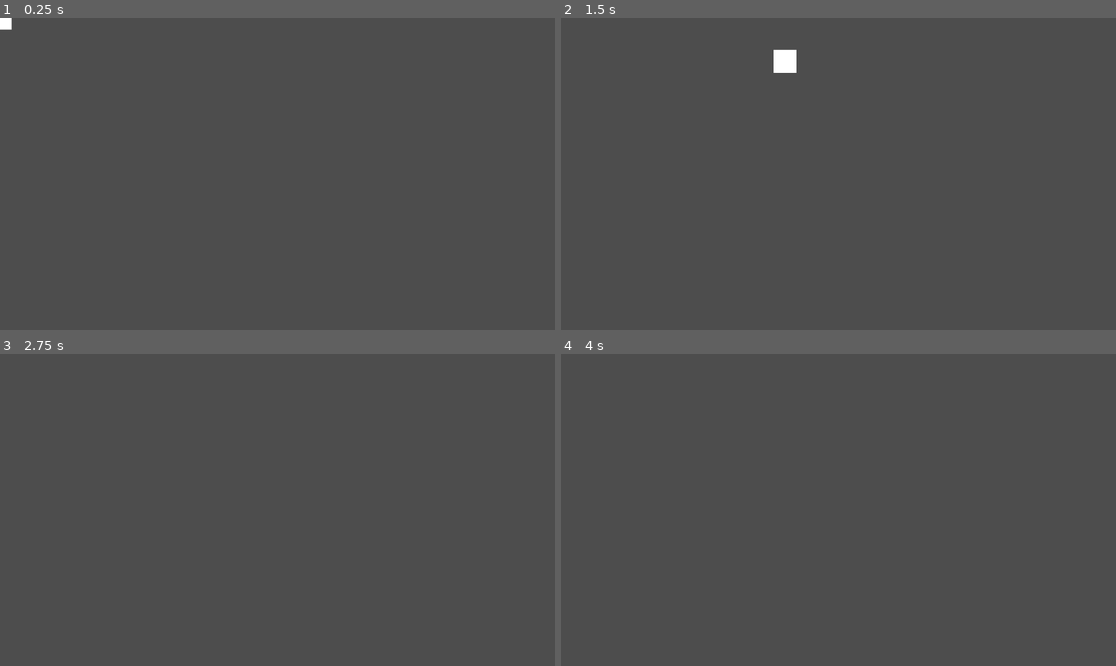
Above: before the commit, frames 1-4 (two rows, left to right).
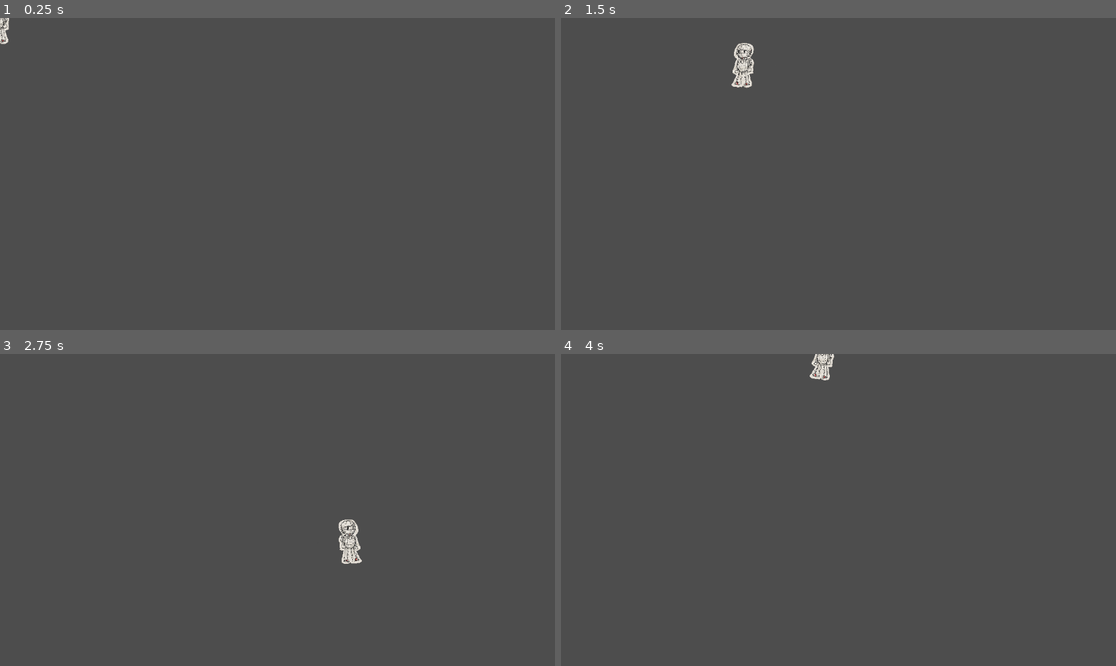
Above: after the commit, the same moments.

Repository: Duckwastakon/brackeysJam
Game: Godot game, scene res://player/player.tscn
The game is run twice, just before and just after one commit, with the same random seed, the same clock (stepped at 60 frames per second) and the same inputs. The project has no main scene, so this scene is started directly.
Inputs:
- Up to frame 1 (0.25 s): no input
- Up to frame 2 (1.5 s): tap Enter at 0.5 s; hold D (right) 0.53-1.28 s; hold S (down) from 1.28 s (still down)
- Up to frame 3 (2.75 s): release S (down) at 2.03 s; hold D (right) from 2.03 s (still down)
- Up to frame 4 (4 s): release D (right) at 2.78 s; hold W (up) 2.78-3.53 s; hold A (left) from 3.53 s (still down)

The runs differ from the first frame. In frame 1, 0.1% of the frame differs, in the area x 0-3%, y 0-9%; in frame 2, 0.7%, in the area x 30-43%, y 8-23%; in frame 3, 0.4%; in frame 4, 0.3%.

Commit message:
player wobbling + rotation

Diff:
--- a/player/player.gd
+++ b/player/player.gd
@@ -12,11 +12,16 @@
 	if(movementDirection != Vector2.ZERO):
 		velocity += movementDirection * accelerations[movingState]
 
+		if(movementDirection.x == 0):
+			velocity.x = move_toward(velocity.x, 0, deceleration)
+		if(movementDirection.y == 0):
+			velocity.y = move_toward(velocity.y, 0, deceleration)
 		lockSpeed()
 	else:
 		velocity.x = move_toward(velocity.x, 0, deceleration)
 		velocity.y = move_toward(velocity.y, 0, deceleration)
 
+	playerWobble()
 	move_and_slide()
 
 func lockSpeed():
@@ -30,3 +35,24 @@
 			velocity.y = move_toward(velocity.y, 0, deceleration)
 		else:
 			velocity.y = velocity.y / abs(velocity.y) * maxSpeed[movingState]
+
+var rotatingState = -1
+@onready var playerArt = $playerArt
+
+func playerWobble():
+	if(velocity != Vector2.ZERO):
+		if (velocity.x > 0):
+			playerArt.flip_h=true
+		else:
+			playerArt.flip_h=false
+
+		var wobbleSpeed = 1000 / (abs(velocity.x) + abs(velocity.y))
+		var maxWobbleDistance = clampf(2000 / (abs(velocity.x) + abs(velocity.y)) * 15, 5, 15)
+
+		if(playerArt.rotation_degrees == maxWobbleDistance * rotatingState):
+			rotatingState *= -1
+
+		playerArt.rotation_degrees = move_toward(playerArt.rotation_degrees,
+		maxWobbleDistance * rotatingState, wobbleSpeed)
+	else:
+		playerArt.rotation_degrees = move_toward(playerArt.rotation_degrees, 0, 5)
--- a/player/player.tscn
+++ b/player/player.tscn
@@ -1,6 +1,7 @@
 [gd_scene format=3 uid="uid://ug4iwky8f33o"]
 
 [ext_resource type="Script" uid="uid://btnvshrl6uq3a" path="res://player/player.gd" id="1_oul6g"]
+[ext_resource type="Texture2D" uid="uid://dtk6ydc7bdkuv" path="res://player/playerModel.PNG" id="2_rkbax"]
 
 [sub_resource type="RectangleShape2D" id="RectangleShape2D_rkbax"]
 size = Vector2(48, 48)
@@ -8,11 +9,9 @@
 [node name="player" type="CharacterBody2D" unique_id=1107822596]
 script = ExtResource("1_oul6g")
 
-[node name="ColorRect" type="ColorRect" parent="." unique_id=579150502]
-offset_left = -24.0
-offset_top = -24.0
-offset_right = 24.0
-offset_bottom = 24.0
-
 [node name="CollisionShape2D" type="CollisionShape2D" parent="." unique_id=615382220]
 shape = SubResource("RectangleShape2D_rkbax")
+
+[node name="playerArt" type="Sprite2D" parent="." unique_id=1764934639]
+scale = Vector2(0.05, 0.05)
+texture = ExtResource("2_rkbax")
Binary file added: player/playerModel.PNG
Not shown, added: player/playerModel.PNG.import
